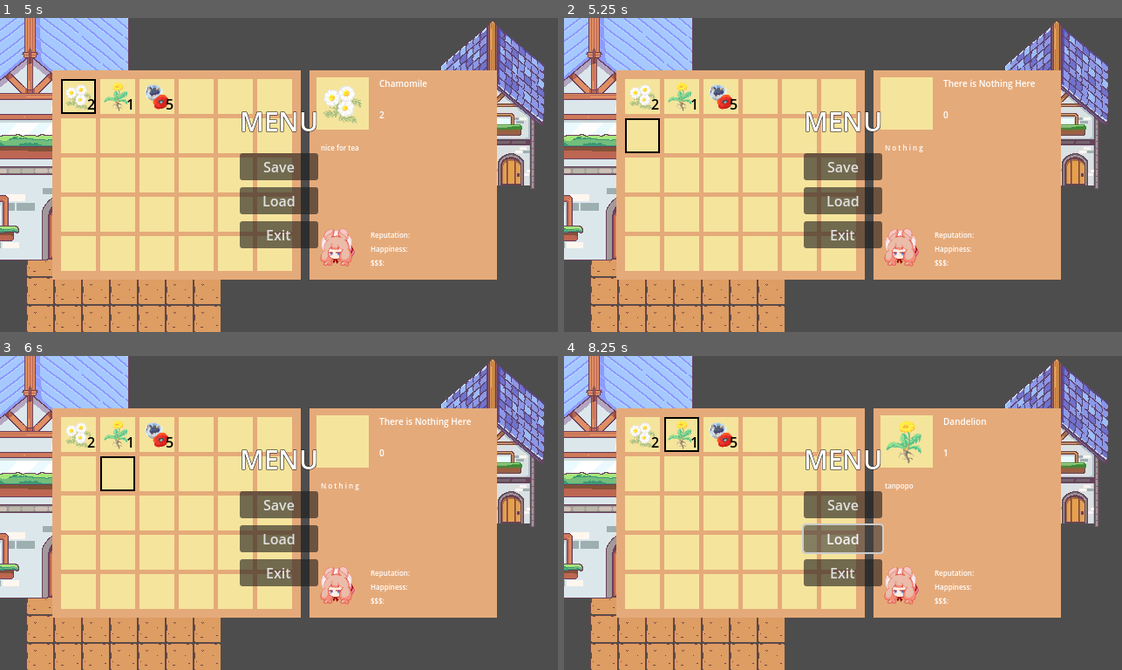
Above: before the commit, frames 1-4 (two rows, left to right).
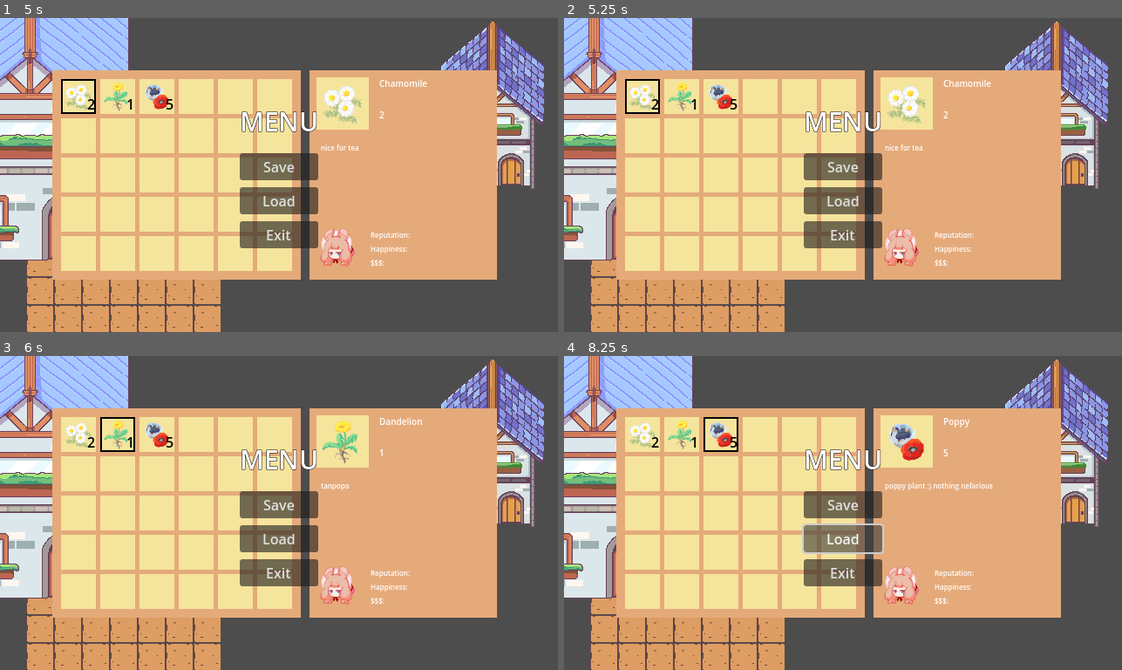
Above: after the commit, the same moments.

Repository: clara0/ApothecaryGame
Game: Godot game, scene res://scenes/main.tscn
Same seed, same stepped clock (60 frames per second), same inputs: the game is played once before the commit and once after it.
Inputs:
- Up to frame 1 (5 s): tap Enter at 0.5 s; hold D (right) 0.53-1.28 s; hold S (down) 1.28-2.03 s; hold D (right) 2.03-2.78 s; hold W (up) 2.78-3.53 s; hold A (left) from 3.53 s (still down); tap I (inventory) at 4.15 s; tap X (menu) at 4.9 s
- Up to frame 2 (5.25 s): release A (left) at 5.03 s; hold S (down) from 5.03 s (still down)
- Up to frame 3 (6 s): tap Space at 5.75 s; release S (down) at 5.78 s; hold D (right) from 5.78 s (still down)
- Up to frame 4 (8.25 s): release D (right) at 6.5 s; click "Save" at 6.5 s; click "Load" at 7.25 s; hold W (up) from 8.03 s (still down)

Frame 1 is identical in both runs. In frame 2, 1.0% of the frame differs, in the area x 10-85%, y 19-44%; in frame 3, 0.9%; in frame 4, 1.1%, in the area x 17-77%, y 19-43%.
Error in both runs: Attempt to call function 'store_line' in base 'null instance' on a null instance. (res://singletons/persist.gd:14)

Commit message:
change inventory navigation so user cannot focus on empty slots

Diff:
--- a/scenes/inventory/player_inv.gd
+++ b/scenes/inventory/player_inv.gd
@@ -85,8 +85,14 @@
 		Action.DOWN:
 			focus_slot += row_len
 
-	focus_slot += row_len * num_rows
-	focus_slot %= row_len * num_rows
+	if focus_slot < 0:
+		focus_slot = inv.inv_slots.size() - 1
+	elif focus_slot >= inv.inv_slots.size():
+		focus_slot = 0
+	else:
+		focus_slot += row_len * num_rows
+		focus_slot %= row_len * num_rows
+
 	slots[old_slot].focus_off()
 	slots[focus_slot].focus_on()
 	detail.load_slot(slots[focus_slot].get_slot())
--- a/scenes/menus/potion/potion_craft_menu.tscn
+++ b/scenes/menus/potion/potion_craft_menu.tscn
@@ -1,9 +1,8 @@
-[gd_scene load_steps=5 format=3 uid="uid://hoh6415bdbik"]
+[gd_scene load_steps=4 format=3 uid="uid://hoh6415bdbik"]
 
 [ext_resource type="PackedScene" uid="uid://ci7tgjpkfvwpw" path="res://scenes/menus/potion/ingredients.tscn" id="1_55jro"]
 [ext_resource type="Texture2D" uid="uid://c68y3kmdv6gci" path="res://graphics/ui/sad_inv_bgd.png" id="1_uhppn"]
 [ext_resource type="PackedScene" uid="uid://itee0yhi1hk3" path="res://scenes/menus/potion/objective.tscn" id="2_qip6n"]
-[ext_resource type="PackedScene" uid="uid://dj66r1jllwkao" path="res://scenes/menus/potion/tools.tscn" id="3_j12n4"]
 
 [node name="PotionCraftMenu" type="Control"]
 layout_mode = 3
@@ -53,9 +52,6 @@
 custom_minimum_size = Vector2(360, 0)
 layout_mode = 2
 
-[node name="Tools" parent="MarginContainer/VSplitContainer/HBoxContainer" instance=ExtResource("3_j12n4")]
-layout_mode = 2
-
 [node name="Ingredients" parent="MarginContainer/VSplitContainer" instance=ExtResource("1_55jro")]
 layout_mode = 2
 size_flags_horizontal = 4
--- a/scenes/menus/potion/tools.tscn
+++ /dev/null
@@ -1,57 +0,0 @@
-[gd_scene load_steps=2 format=3 uid="uid://dj66r1jllwkao"]
-
-[ext_resource type="PackedScene" uid="uid://ci45byn7gpeqr" path="res://scenes/inventory/slot.tscn" id="1_8kv5a"]
-
-[node name="Tools" type="Control"]
-custom_minimum_size = Vector2(60, 280)
-layout_mode = 3
-anchors_preset = 8
-anchor_left = 0.5
-anchor_top = 0.5
-anchor_right = 0.5
-anchor_bottom = 0.5
-offset_left = -30.0
-offset_top = -140.0
-offset_right = 30.0
-offset_bottom = 140.0
-grow_horizontal = 2
-grow_vertical = 2
-
-[node name="Background" type="NinePatchRect" parent="."]
-layout_mode = 0
-offset_right = 40.0
-offset_bottom = 40.0
-
-[node name="GridContainer" type="GridContainer" parent="."]
-custom_minimum_size = Vector2(40, 280)
-layout_mode = 1
-anchors_preset = 8
-anchor_left = 0.5
-anchor_top = 0.5
-anchor_right = 0.5
-anchor_bottom = 0.5
-offset_left = -20.0
-offset_top = -140.0
-offset_right = 20.0
-offset_bottom = 140.0
-grow_horizontal = 2
-grow_vertical = 2
-theme_override_constants/v_separation = 8
-
-[node name="Slot" parent="GridContainer" instance=ExtResource("1_8kv5a")]
-layout_mode = 2
-
-[node name="Slot2" parent="GridContainer" instance=ExtResource("1_8kv5a")]
-layout_mode = 2
-
-[node name="Slot3" parent="GridContainer" instance=ExtResource("1_8kv5a")]
-layout_mode = 2
-
-[node name="Slot4" parent="GridContainer" instance=ExtResource("1_8kv5a")]
-layout_mode = 2
-
-[node name="Slot5" parent="GridContainer" instance=ExtResource("1_8kv5a")]
-layout_mode = 2
-
-[node name="Slot6" parent="GridContainer" instance=ExtResource("1_8kv5a")]
-layout_mode = 2
--- a/scenes/player/player.tscn
+++ b/scenes/player/player.tscn
@@ -19,6 +19,40 @@
 "transitions": PackedFloat32Array(1),
 "update": 1,
 "values": [14]
+}
+
+[sub_resource type="Animation" id="Animation_mcv52"]
+resource_name = "right_walk"
+length = 0.8
+loop_mode = 1
+tracks/0/type = "value"
+tracks/0/imported = false
+tracks/0/enabled = true
+tracks/0/path = NodePath(".:frame")
+tracks/0/interp = 1
+tracks/0/loop_wrap = true
+tracks/0/keys = {
+"times": PackedFloat32Array(0, 0.2, 0.4, 0.6),
+"transitions": PackedFloat32Array(1, 1, 1, 1),
+"update": 1,
+"values": [8, 9, 10, 11]
+}
+
+[sub_resource type="Animation" id="Animation_hd6my"]
+resource_name = "back_walk"
+length = 0.8
+loop_mode = 1
+tracks/0/type = "value"
+tracks/0/imported = false
+tracks/0/enabled = true
+tracks/0/path = NodePath(".:frame")
+tracks/0/interp = 1
+tracks/0/loop_wrap = true
+tracks/0/keys = {
+"times": PackedFloat32Array(0, 0.2, 0.4, 0.6),
+"transitions": PackedFloat32Array(1, 1, 1, 1),
+"update": 1,
+"values": [12, 13, 14, 15]
 }
 
 [sub_resource type="Animation" id="Animation_6awif"]
@@ -59,40 +93,6 @@
 "values": [0, 1, 2, 3]
 }
 
-[sub_resource type="Animation" id="Animation_mcv52"]
-resource_name = "right_walk"
-length = 0.8
-loop_mode = 1
-tracks/0/type = "value"
-tracks/0/imported = false
-tracks/0/enabled = true
-tracks/0/path = NodePath(".:frame")
-tracks/0/interp = 1
-tracks/0/loop_wrap = true
-tracks/0/keys = {
-"times": PackedFloat32Array(0, 0.2, 0.4, 0.6),
-"transitions": PackedFloat32Array(1, 1, 1, 1),
-"update": 1,
-"values": [8, 9, 10, 11]
-}
-
-[sub_resource type="Animation" id="Animation_hd6my"]
-resource_name = "back_walk"
-length = 0.8
-loop_mode = 1
-tracks/0/type = "value"
-tracks/0/imported = false
-tracks/0/enabled = true
-tracks/0/path = NodePath(".:frame")
-tracks/0/interp = 1
-tracks/0/loop_wrap = true
-tracks/0/keys = {
-"times": PackedFloat32Array(0, 0.2, 0.4, 0.6),
-"transitions": PackedFloat32Array(1, 1, 1, 1),
-"update": 1,
-"values": [12, 13, 14, 15]
-}
-
 [sub_resource type="AnimationLibrary" id="AnimationLibrary_0u1y4"]
 _data = {
 "RESET": SubResource("Animation_bav0c"),
